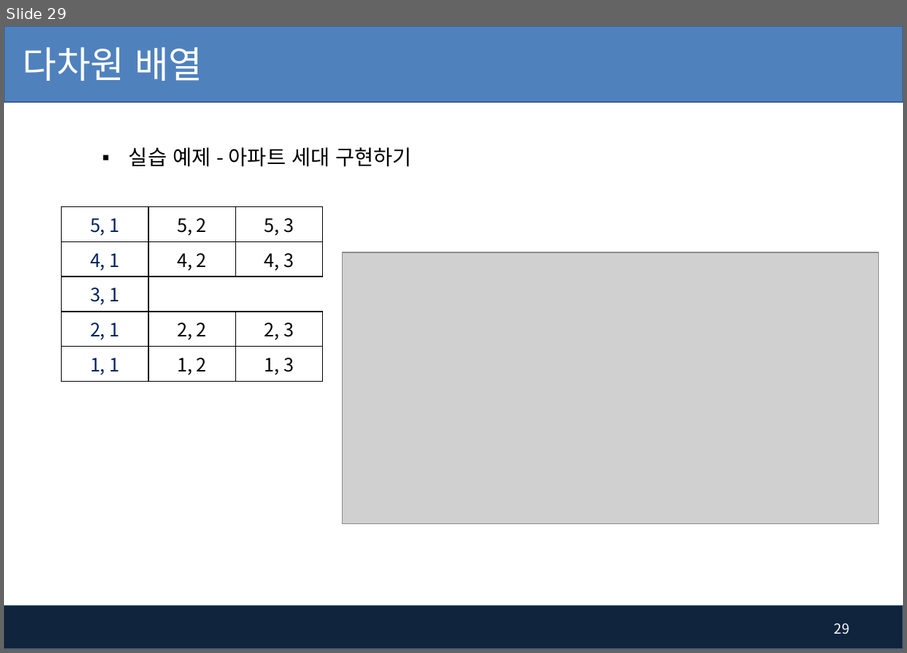
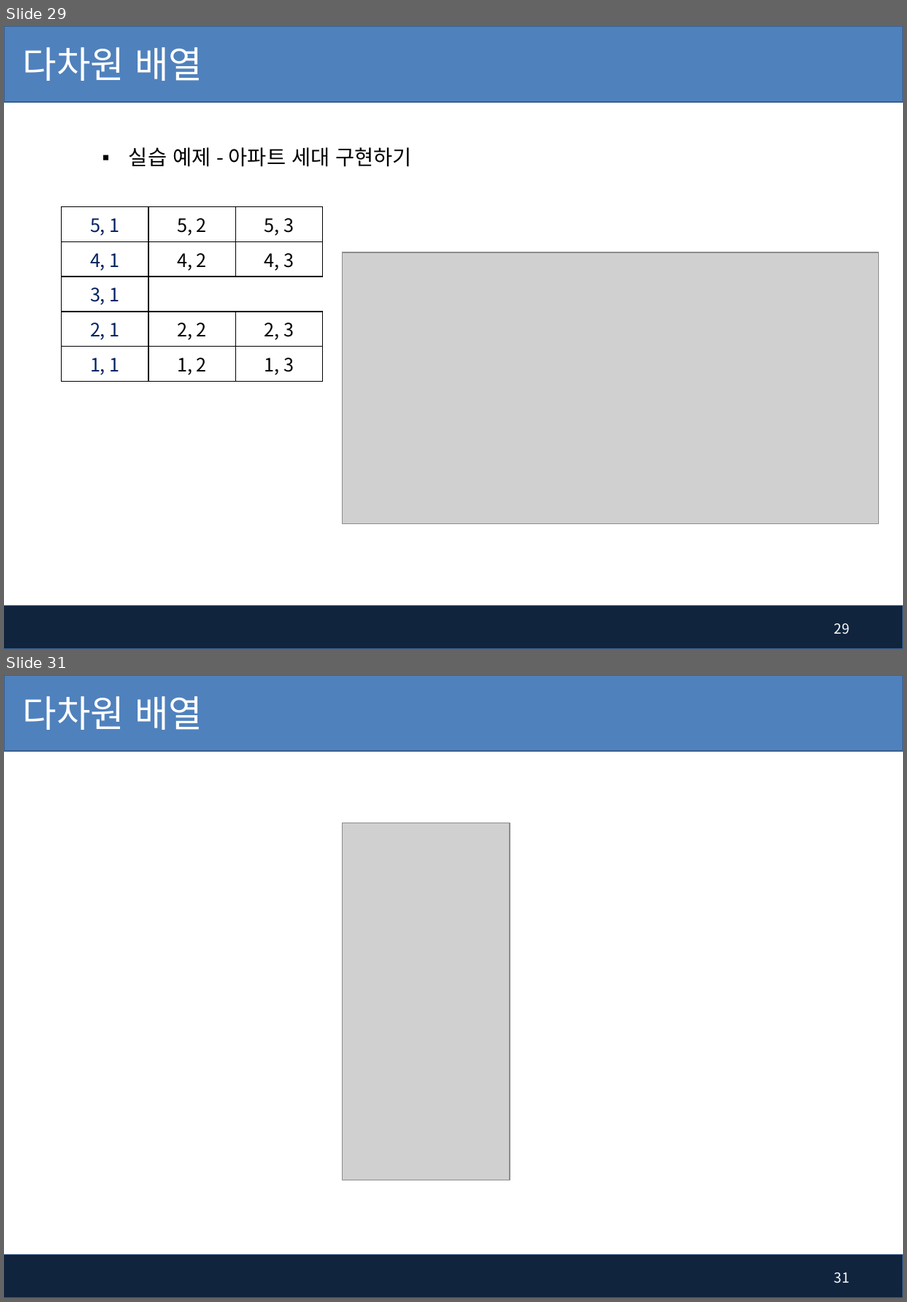
Before and after one commit to pshho/ngreen_project, a slide deck: javaWorks/자료/java_ppt/5장.배열(Array).pptx. Shown one above the other, each under a label of ours: slide 29 before the commit, slides 29 and 31 after it; the slides between them are not shown. The pictures are 907x653 and 907x1302 pixels, drawn with LibreOffice and Linux fonts; fonts in the diff are those of the drawing; grey boxes stand for pictures; background and template pictures are left out. Boxes give left, top, right and bottom in pixels: in the first picture for what was removed or moved away, otherwise in the second. Text is boxed around its words. In the diff, an @@ line names an element or a change of style, - is before the commit and + after.

```diff
--- a/javaWorks/자료/java_ppt/5장.배열(Array).pptx
+++ b/javaWorks/자료/java_ppt/5장.배열(Array).pptx
@@ slide 31 added at [4, 675, 903, 1298], background #FFFFFF; not listed: 2 template elements that a slide beside it also shows @@
@@ title added at [23, 696, 203, 730], 32 pt, text #FFFFFF @@
+다차원 배열
@@ picture added at [343, 822, 511, 1180] @@
@@ page number added at [835, 1272, 850, 1283], 12 pt, text #FFFFFF @@
+31
```
Also in this commit, not shown: 1 other slide added, 58 other files.
